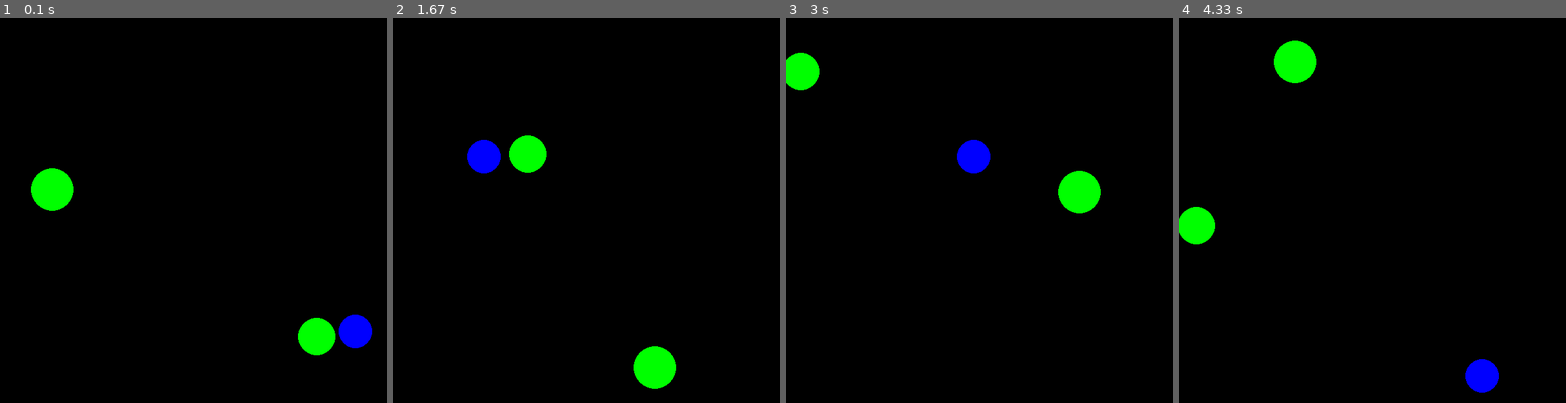
Above: before the commit, frames 1-4 (left to right).
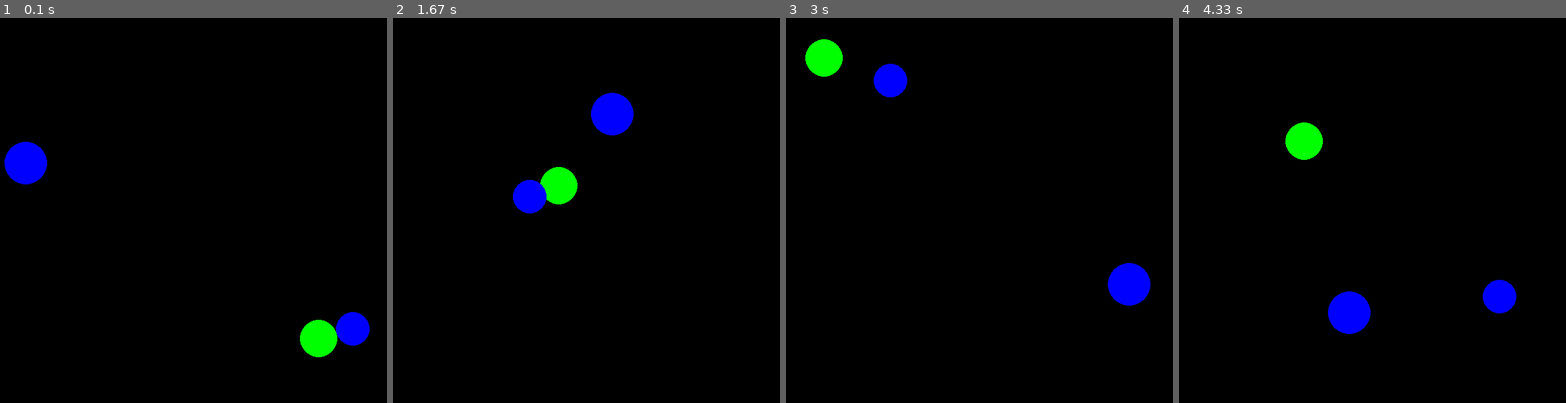
Above: after the commit, the same moments.

Repository: bchipman/bouncing_balls_pygame
Game: pygame game, started from main.py
The game is run twice, just before and just after one commit, with the same random seed, the same clock (stepped at 60 frames per second) and the same inputs.
Inputs:
- Up to frame 1 (0.1 s): no input
- Up to frame 2 (1.67 s): no input
- Up to frame 3 (3 s): no input
- Up to frame 4 (4.33 s): no input

The runs differ from the first frame. In frame 1, 2.1% of the frame differs, in the area x 1-97%, y 32-89%; in frame 2, 4.5%; in frame 3, 4.2%; in frame 4, 4.5%, in the area x 0-88%, y 5-98%.

Commit message:
Basic refactor; moved classes around, moved default arg order around, etc.

Diff:
--- a/ball_module.py
+++ b/ball_module.py
@@ -2,30 +2,36 @@
 import colors
 import random
 class Ball:
-    def __init__(self, number, center, radius, velocity, color):
-        self.identity = number
-        self.center = center
-        self.radius = radius
-        self.velocity = velocity
+    def __init__(self, number, color, center, radius, velocity, window_size):
+        self.window_size = window_size
+        self.number = number
         self.color = color
-        self.edges = calculate.edge_values(self.center, self.radius)
-    def move(self, window):
-        x,   y = self.center
-        dx, dy = self.velocity
-        self.center = (x + dx, y + dy)
-        self.edges = calculate.edge_values(self.center, self.radius)
-        self._change_direction_if_necessary(window)
-    def _change_direction_if_necessary(self, window):
-        if calculate.wall_collision(self, window):
-            wall_that_was_hit = calculate.wall_hit(self, window)
-            new_velocity = calculate.velocity_after_wall_collision_v0(self, wall_that_was_hit)
-            self.velocity = new_velocity
+        radius_Coordinate = Coordinate((radius, radius))  # calculate absolute version only once, at beginning (assuming window cannot be resized)
+        self.radius_absolute = radius_Coordinate.absolute(window_size)
+        velocity_Coordinate = Coordinate(velocity)          # calculate absolute version only once, at beginning (assuming window cannot be resized)
+        self.velocity_absolute = velocity_Coordinate.absolute(window_size)
+        center_Coordinate = Coordinate(center)            # calculate absolute version only once, at beginning (assuming window cannot be resized)
+        self.center_absolute = center_Coordinate.absolute(window_size)
+    def move(self):
+        x_abs, y_abs = self.center_absolute
+        dx_abs, dy_abs = self.velocity_absolute
+        new_x_abs = x_abs + dx_abs
+        new_y_abs = y_abs + dy_abs
+        new_xy_abs = new_x_abs, new_y_abs
+        self.center_absolute = new_xy_abs
+        self._change_velocity_direction_if_necessary(new_xy_abs)
+    def _change_velocity_direction_if_necessary(self, new_position_abs):
+        ball_edges = calculate.edge_values(new_position_abs, self.radius_absolute)
+        walls_hit = calculate.walls_hit(ball_edges, self.window_size)
+        new_velocity_abs = calculate.velocity_after_wall_collision(self.velocity_absolute, walls_hit)
+        self.velocity_absolute = new_velocity_abs
 class BallCreator:
     def __init__(self, options):
         self.number_balls = options.total_number_balls
         self.center_xy_range = options.center_xy_range
         self.radius_range = options.radius_range
         self.velocity_range = options.velocity_range
+        self.window_size = options.window_size
         self.balls = self._setup_balls()
     def _setup_balls(self):
         balls = []
@@ -37,13 +43,13 @@
         xy, XY = self.center_xy_range
         r, R = self.radius_range
         v, V = self.velocity_range
+        C = BallCreator.RND(colors.colors)
         X = BallCreator.RND(self.center_xy_range)
         Y = BallCreator.RND(self.center_xy_range)
         R = BallCreator.RND(self.radius_range)
         V = BallCreator.RND(self.velocity_range)
         V = BallCreator.RND([-V, V])
-        C = BallCreator.RND(colors.colors)
-        return Ball(number=N, center=(X, Y), radius=R, velocity=(V, V), color=C)
+        return Ball(number=N, color=C, center=(X, Y), radius=R, velocity=(V, V), window_size=self.window_size)
     @staticmethod
     def RND(range_or_options):
         if type(range_or_options) is tuple:
@@ -54,5 +60,19 @@
                 return random.uniform(a, b)
         elif type(range_or_options) is list:
             return random.choice(range_or_options)
-if __name__ == '__main__':
-    pass
+class Coordinate:
+    def __init__(self, xy, total_size=None):
+        x, y = xy
+        if type(x) == type(y) == int:       # Given in pixels (absolute)
+            W, H = total_size
+            self._relative_x = x / W
+            self._relative_y = y / H
+        elif type(x) == type(y) == float:   # Given in proportions (relative)
+            self._relative_x = x
+            self._relative_y = y
+    def relative(self):
+        return (self._relative_x, self._relative_y)
+    def absolute(self, absolute_size):
+        W, H = absolute_size
+        return (int(self._relative_x * W), int(self._relative_y * H))
+        return (int(self._relative_x * W), int(self._relative_y * H))
--- a/main.py
+++ b/main.py
@@ -1,27 +1,25 @@
-from ball_module import BallCreator
+import ball_module
 from colors import *
-from collections import namedtuple
 import pygame
 import sys
-import time
 class Main:
     def __init__(self):
         self.options = Options()
         self.window = Window(self.options.window_size)
-        self.balls = BallCreator(self.options).balls
+        self.balls = ball_module.BallCreator(self.options).balls
         self.START_GAME_LOOP()
     def START_GAME_LOOP(self):
         while True:
             self.check_for_pygame_quit_event()
             self.window.surface.fill(BLACK)
             for ball in self.balls:
-                ball.move(self.window)
-                center_coordinate = Coordinate(ball.center)
-                radius_coordinate = Coordinate((ball.radius, ball.radius))
-                center_pixels = center_coordinate.absolute(self.window.size)
-                radius_pixels = radius_coordinate.absolute(self.window.size)[0]
-                pygame.draw.circle(self.window.surface, ball.color, center_pixels, radius_pixels)
-                pygame.draw.circle(self.window.surface, ball.color, center_pixels, radius_pixels)
+                ball.move()
+                center_in_pixels = ball.center_absolute
+                radius_in_pixels_tuple = ball.radius_absolute
+                radius_in_pixels = radius_in_pixels_tuple[0]
+                print('center_in_pixels', center_in_pixels)
+                print('radius_in_pixels', radius_in_pixels)
+                pygame.draw.circle(self.window.surface, ball.color, center_in_pixels, radius_in_pixels)
             pygame.display.update()
             pygame.time.delay(20)
     def check_for_pygame_quit_event(self):
@@ -35,29 +33,13 @@
         self.width = size[0]
         self.height = size[1]
         self.surface = pygame.display.set_mode(size)
-        pygame.display.set_caption('Version 0')
+        pygame.display.set_caption('Version 1')
 class Options:
     def __init__(self):
-        self.total_number_balls = 3                 # integer
-        self.center_xy_range = (0.010, 0.99)     # proportion of window
-        self.radius_range = (0.025, 0.075)    # proportion of window
-        self.velocity_range = (0.005, 0.010)    # proportion of window
-        self.window_size = (600, 600)        # pixels
-class Coordinate:
-    def __init__(self, xy, total_size=None):
-        x, y = xy
-        if type(x) == type(y) == int:       # Given in pixels (absolute)
-            W, H = total_size
-            self._relative_x = x / W
-            self._relative_y = y / H
-        elif type(x) == type(y) == float:   # Given in proportions (relative)
-            self._relative_x = x
-            self._relative_y = y
-    def relative(self):
-        return (self._relative_x, self._relative_y)
-    def absolute(self, absolute_size):
-        W, H = absolute_size
-        return (int(self._relative_x * W), int(self._relative_y * H))
-        return (int(self._relative_x * W), int(self._relative_y * H))
+        self.total_number_balls = 3  # integer
+        self.center_xy_range = (0.010, 0.99)  # proportion of window
+        self.radius_range = (0.025, 0.075)  # proportion of window
+        self.velocity_range = (0.005, 0.010)  # proportion of window
+        self.window_size = (600, 600)  # pixels
 if __name__ == '__main__':
     Main()
